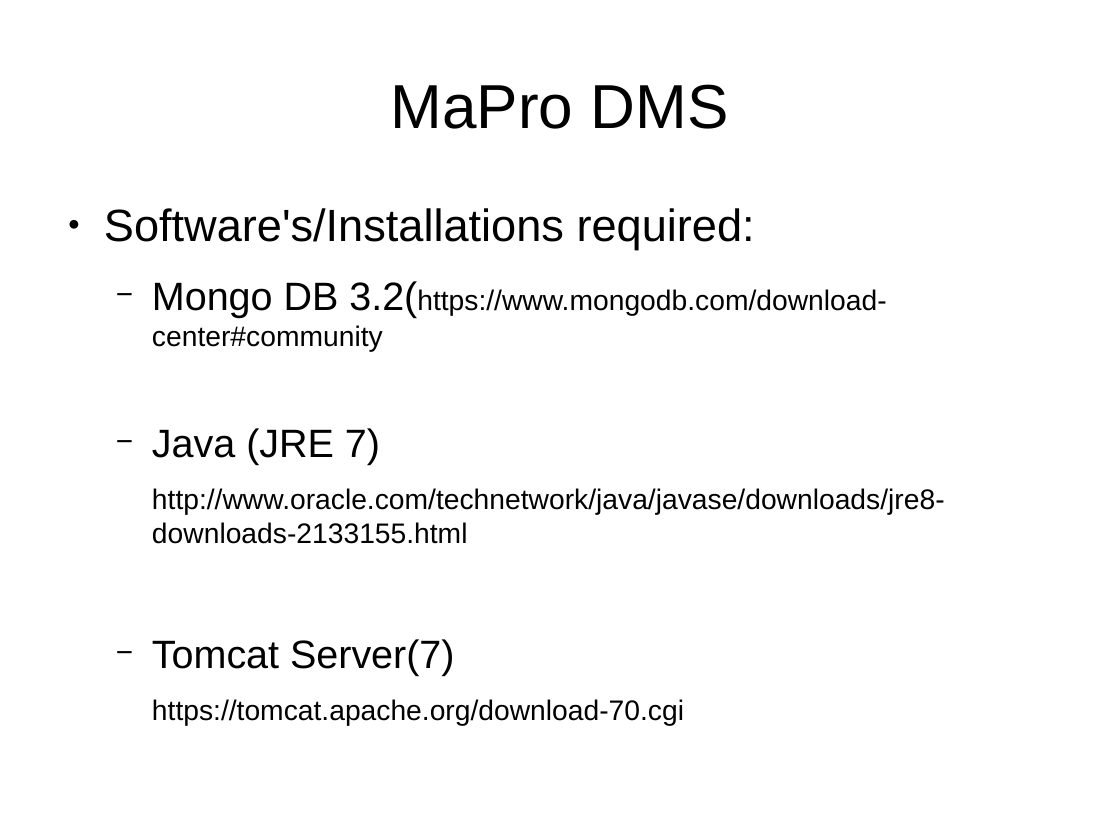
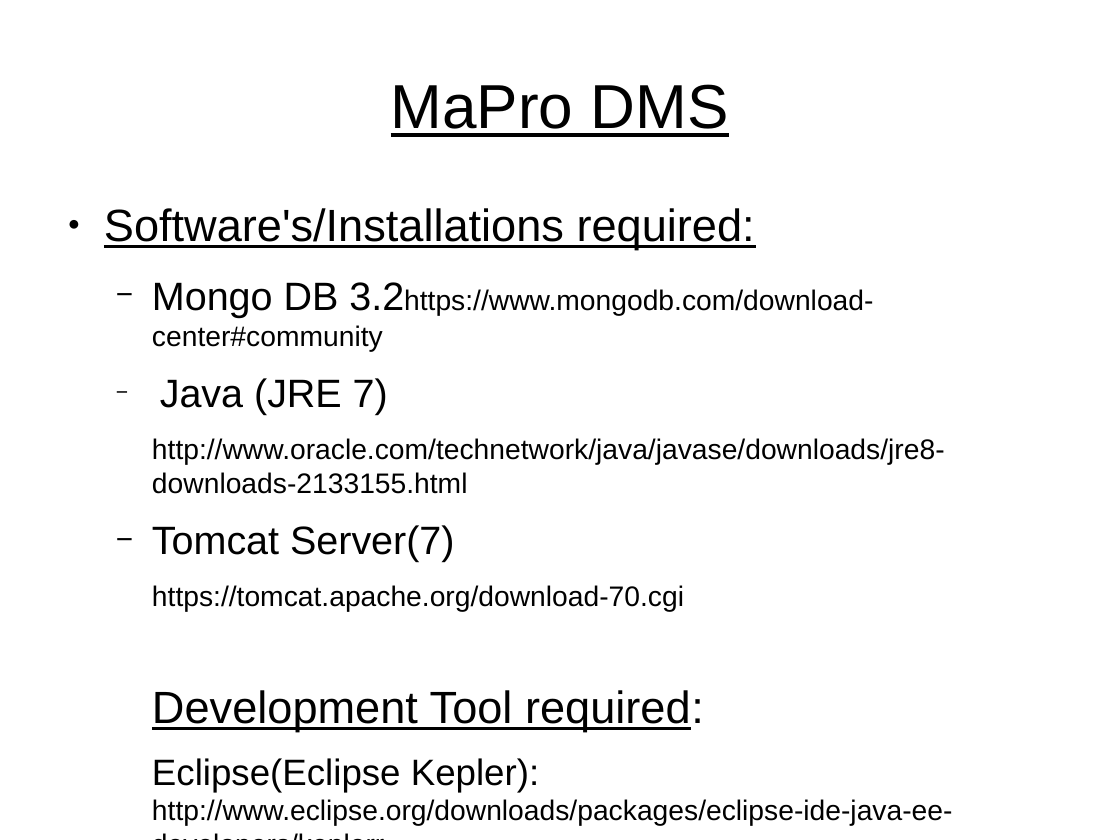
Before and after one commit to prmudgal/documentManagement, a slide deck: slide 4 of MaProDMS_Presentation.odp (slide 3 before the commit). Drawn at 1120x840 pixels with LibreOffice and Linux fonts; fonts in the diff are those of the drawing. Boxes give left, top, right and bottom in pixels: in the first picture for what was removed or moved away, otherwise in the second. Text is boxed around its words. In the diff, an @@ line names an element or a change of style, - is before the commit and + after.

```diff
--- a/MaProDMS_Presentation.odp
+++ b/MaProDMS_Presentation.odp
@@ title "MaPro DMS" at [391,84,729,137]: underline on @@
@@ text at [104,208,755,250]: underline on in "Software's/Installations required:" @@
@@ text at [152,282,873,352]: text changed @@
-  − Mongo DB 3.2(https://www.mongodb.com/download-center#community
+  − Mongo DB 3.2https://www.mongodb.com/download-center#community
@@ text at [152,690,953,826]: paragraphs added @@
+  Development Tool required:
+  Eclipse(Eclipse Kepler): http://www.eclipse.org/downloads/packages/eclipse-ide-java-ee-developers/keplerr
```
Also in this commit, not shown: 11 other slides changed, 1 slide added, 1 other file.
